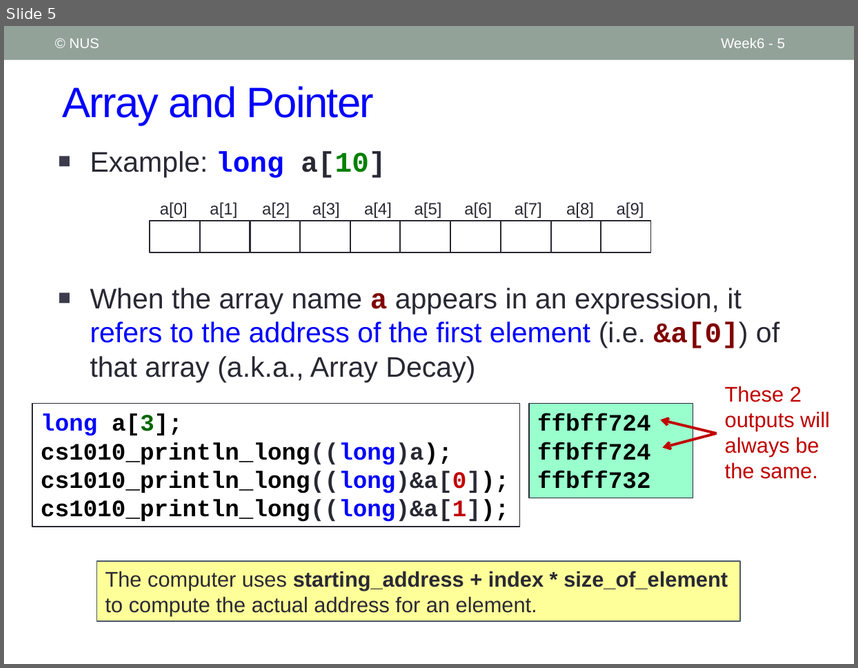
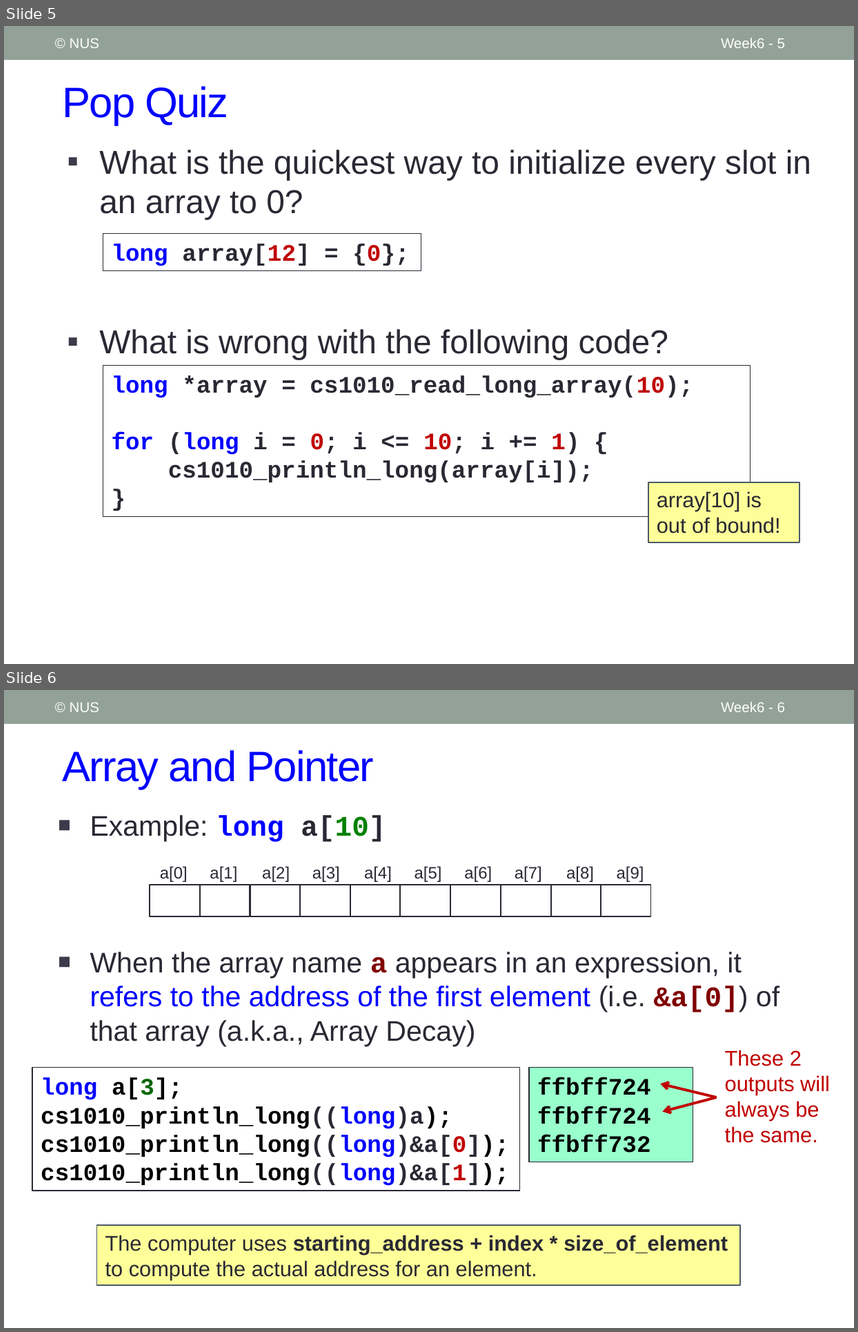
Before and after one commit to nus-cs1010-2021-s2/website, a slide deck: docs/slides/Week6_Recap.pptx. Shown one above the other, each under a label of ours: slide 5 before the commit, slides 5 and 6 after it. The pictures are 858x668 and 858x1332 pixels, drawn with LibreOffice and Linux fonts; fonts in the diff are those of the drawing. Boxes give left, top, right and bottom in pixels: in the first picture for what was removed or moved away, otherwise in the second. Text is boxed around its words. In the diff, an @@ line names an element or a change of style, - is before the commit and + after.

Commit message:
Week 12

```diff
--- a/docs/slides/Week6_Recap.pptx
+++ b/docs/slides/Week6_Recap.pptx
@@ slide 5 added at bbox=[4, 26, 854, 664], background #FFFFFF; not listed: 1 template element that a slide beside it also shows @@
@@ text added at bbox=[70, 38, 99, 48], 12 pt, text #FFFFFF @@
+© NUS
@@ page number added at bbox=[721, 38, 785, 48], 12 pt, text #FFFFFF @@
+Week6 - 5
@@ title added at bbox=[62, 86, 228, 125], 36 pt, text #0000FF @@
+Pop Quiz
@@ text added at bbox=[99, 150, 811, 360], 28 pt, text #292934 @@
+▪ What is the quickest way to initialize every slot in an array to 0?
+▪ What is wrong with the following code?
@@ rectangle added at bbox=[103, 234, 421, 271], outline #292934 0.75 pt, 20 pt, text #292934, bold @@
+long array[12] = {0};
@@ rectangle added at bbox=[103, 365, 751, 517], outline #292934 0.75 pt, 20 pt, text #292934, bold @@
+long *array = cs1010_read_long_array(10);
+for (long i = 0; i <= 10; i += 1) {
+cs1010_println_long(array[i]);
+}
@@ rectangle added at bbox=[648, 483, 800, 543], fill #FFFF99, outline #4C5A6A 1 pt, 18 pt, text #292934 @@
+array[10] is out of bound!
@@ what was slide 5 is now slide 6 @@
@@ page number at bbox=[721, 702, 785, 712]: text changed @@
-Week6 - 5
+Week6 - 6
```
Also in this commit, not shown: 4 slides changed, 19 other files.
